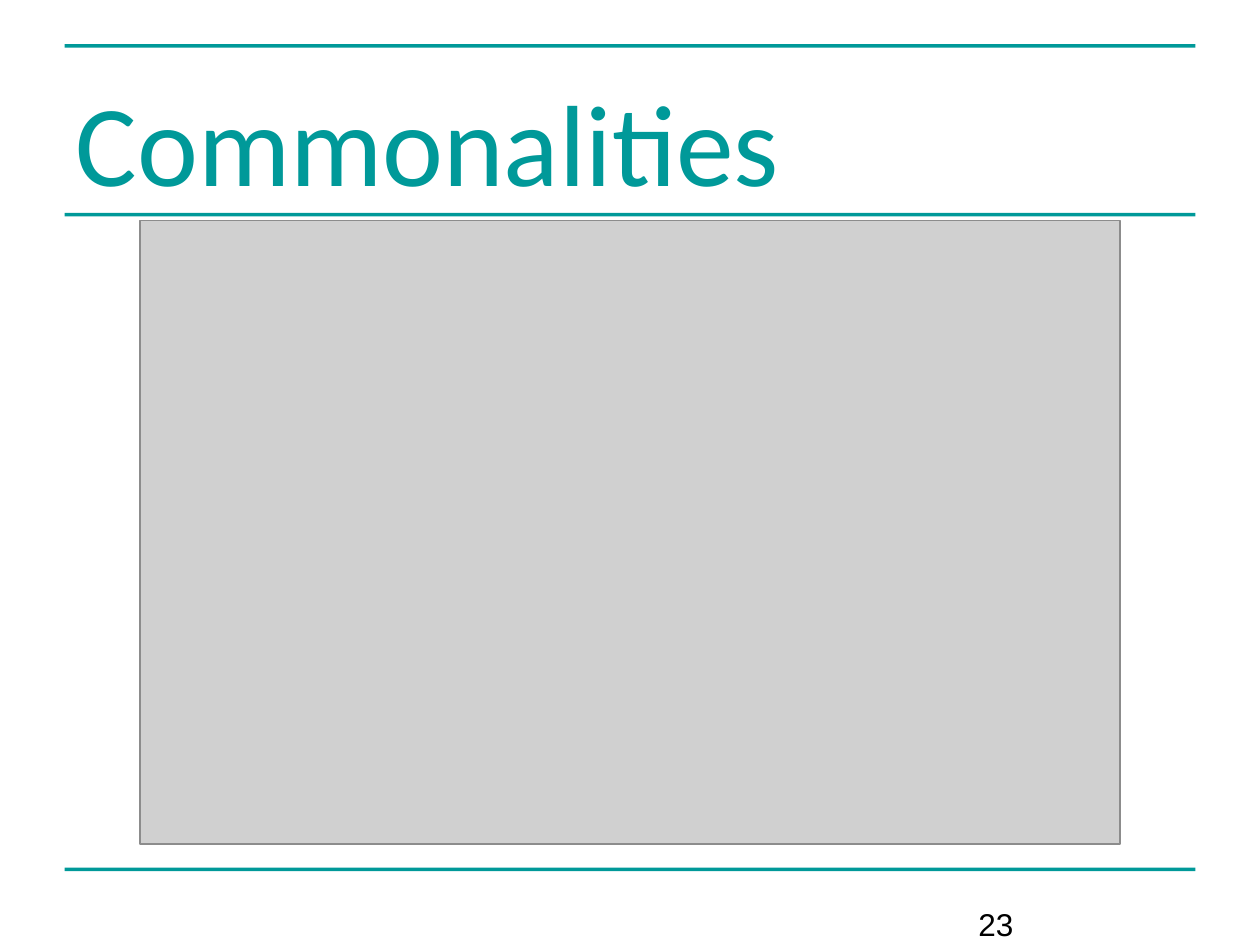
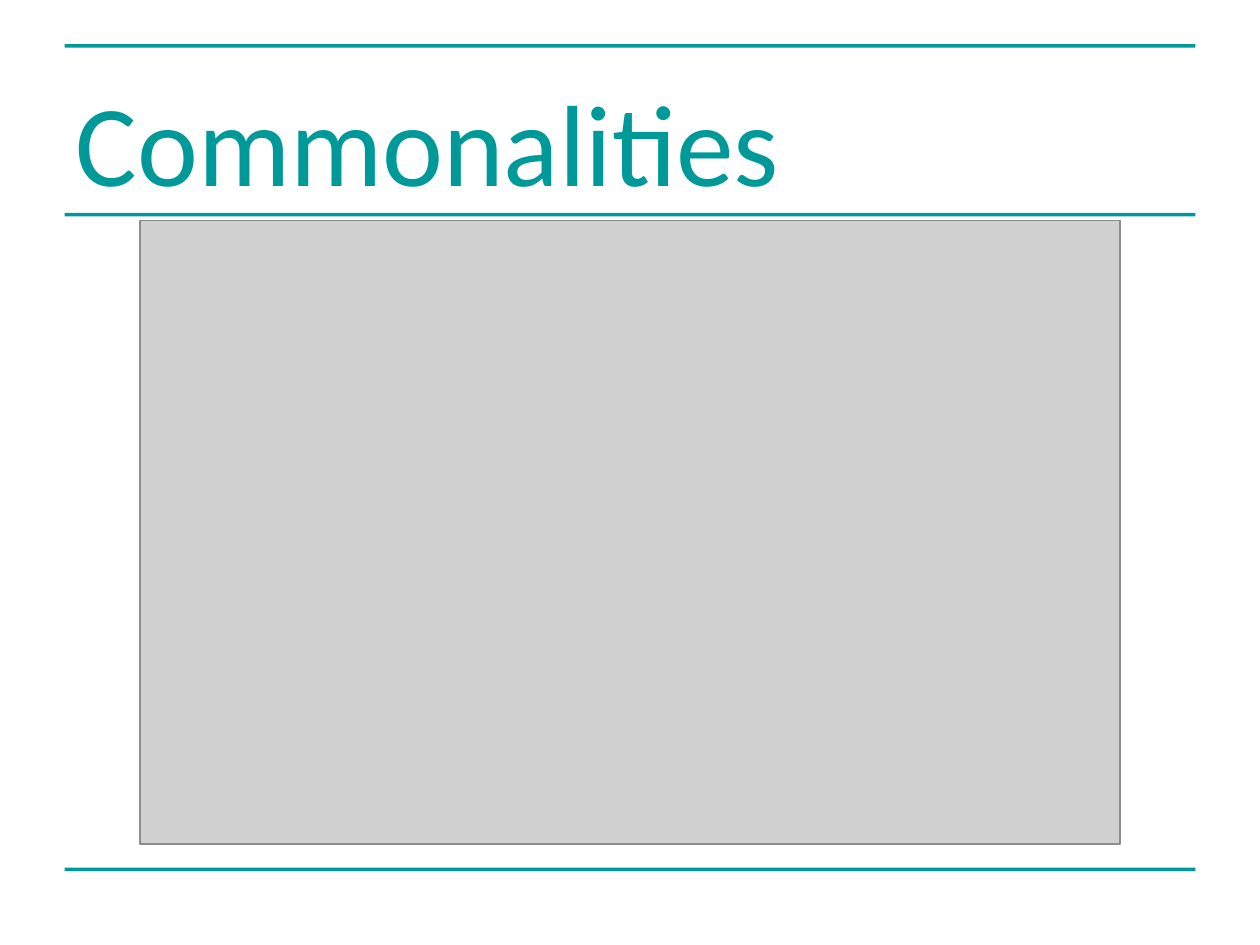
Before and after one commit to greenape/bsps2015, a slide deck: slide 23 of presentation/risky_aging_bsps.ppt. Drawn at 1260x945 pixels with LibreOffice and Linux fonts; fonts in the diff are those of the drawing; grey boxes stand for pictures. Boxes give left, top, right and bottom in pixels: in the first picture for what was removed or moved away, otherwise in the second. Text is boxed around its words. In the diff, an @@ line names an element or a change of style, - is before the commit and + after.

```diff
--- a/presentation/risky_aging_bsps.ppt
+++ b/presentation/risky_aging_bsps.ppt
@@ page number removed at (978, 914, 1013, 937) @@
-23
```
Also in this commit, not shown: 2 other slides changed.
